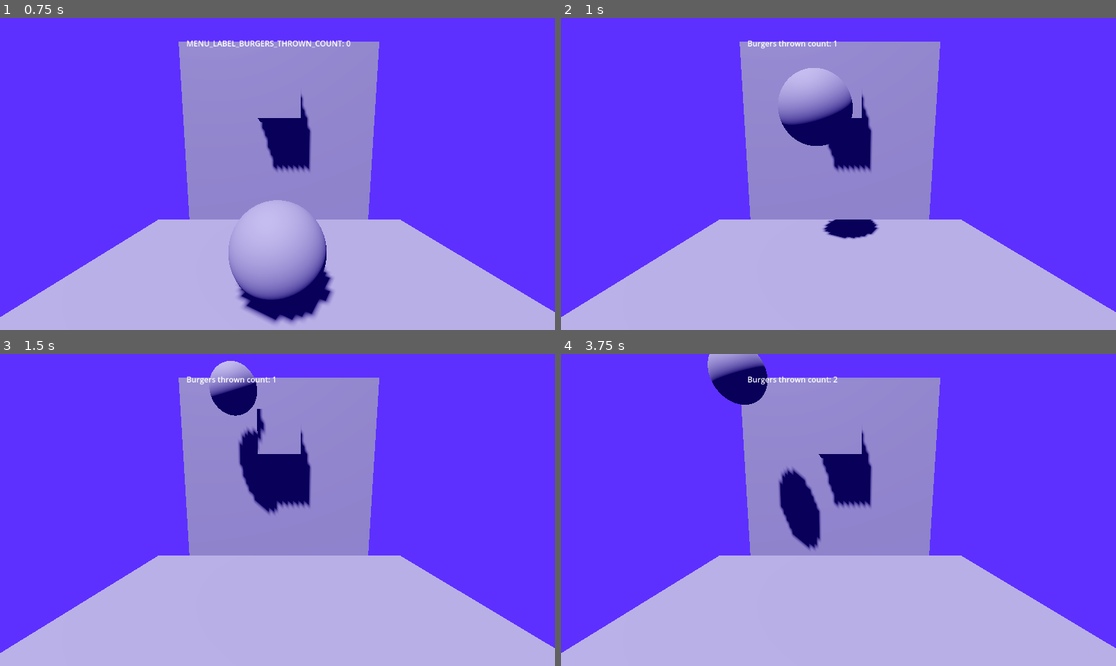
Above: before the commit, frames 1-4 (two rows, left to right).
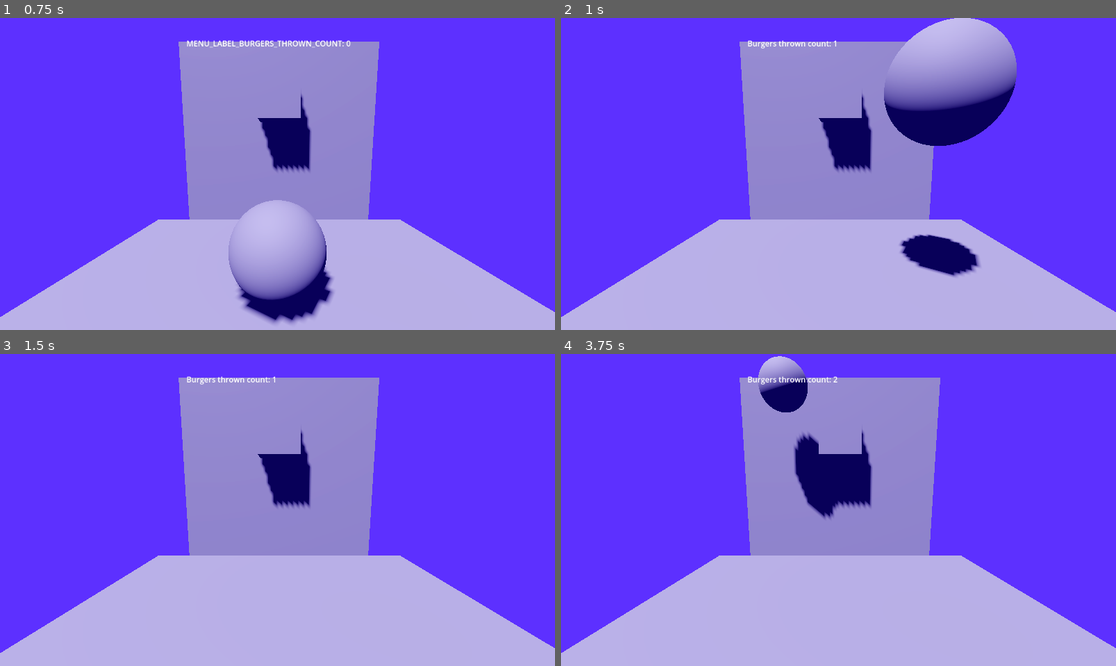
Above: after the commit, the same moments.

Repository: mlm-games/burgers-bang
Game: Godot game, scene res://gameplay.tscn
Same seed, same stepped clock (60 frames per second), same inputs: the game is played once before the commit and once after it.
Inputs (mouse positions are in pixels of both pictures, inside the frame that each line leads up to):
- Up to frame 1 (0.75 s): tap Enter at 0.5 s; move the mouse to (399, 158) at 0.52 s; click (399, 158) at 0.67 s
- Up to frame 2 (1 s): no input
- Up to frame 3 (1.5 s): move the mouse to (166, 525) at 1.27 s; click (166, 525) at 1.42 s
- Up to frame 4 (3.75 s): move the mouse to (894, 441) at 2.02 s; click (894, 441) at 2.17 s; tap Space at 2.75 s; move the mouse to (810, 572) at 2.77 s; click (810, 572) at 2.92 s; move the mouse to (1005, 556) at 3.52 s; click (1005, 556) at 3.67 s

Frame 1 is identical in both runs. In frame 2, 10% of the frame differs, in the area x 39-83%, y 0-84%; in frame 3, 2.2%; in frame 4, 4.8%.

Commit message:
angle should be inverted properly

Diff:
--- a/gameplay.gd
+++ b/gameplay.gd
@@ -60,10 +60,20 @@
 
 func throw_burger() -> void:
 	current_burger.gravity_scale = 1
-	print(rad_to_deg(Vector2(DisplayServer.screen_get_size().x/2, 0).angle_to(DisplayServer.mouse_get_position())) - 15)
-	current_burger.rotate_y((Vector2(DisplayServer.screen_get_size().x/2, 0).angle_to(DisplayServer.mouse_get_position())) )
-	current_burger.apply_central_impulse(current_burger.global_transform.basis.z * throw_power)
-	current_burger.apply_central_impulse(current_burger.global_transform.basis.y * throw_power * 2)
+
+	var screen_center = Vector2(DisplayServer.screen_get_size().x/2, DisplayServer.screen_get_size().y/2)
+	var mouse_pos = DisplayServer.mouse_get_position()
+
+	var direction = (mouse_pos - Vector2i(screen_center))
+
+	var angle = atan2(direction.x, -direction.y)  # Negative y because forward is -z in godot
+
+	#if angle > -PI/2 and angle < PI/2: angle += 3*PI/2
+	current_burger.rotation.y = angle
+
+	current_burger.apply_central_impulse(-current_burger.global_transform.basis.z * throw_power)
+	current_burger.apply_central_impulse(current_burger.global_transform.basis.y * throw_power * 2)  #HACK: Add some upward force temporarily. Implement it differently
+
 	#TODO: Try to get the ball to apply the x-axis rotation for the force being applied based on the direction of the mouse pointer.
 	#TODO: set burger collision layer.
 
